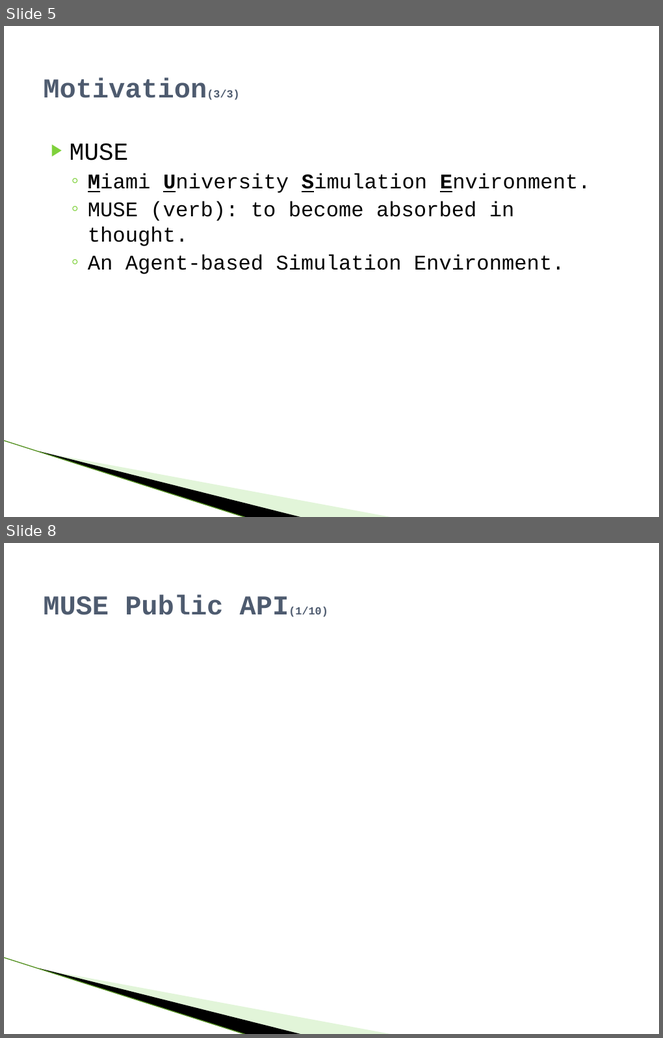
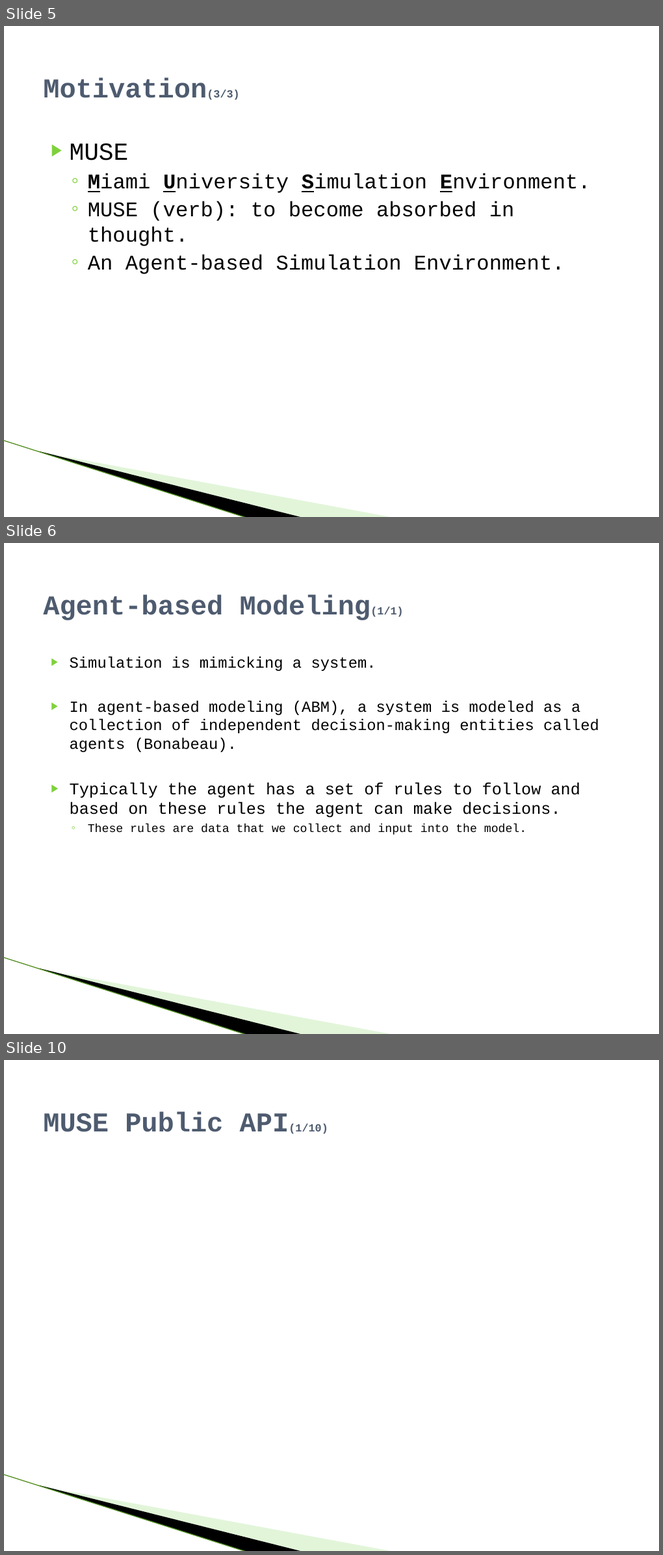
Before and after one commit to raodj/muse, a slide deck: Thesis/MUSE_Defense_presentation.pptx. Shown one above the other, each under a label of ours: slides 5 and 8 before the commit, slides 5, 6 and 10 after it; the slides between them are not shown. The pictures are 663x1038 and 663x1555 pixels, drawn with LibreOffice and Linux fonts; fonts in the diff are those of the drawing; background and template pictures are left out. Boxes give left, top, right and bottom in pixels: in the first picture for what was removed or moved away, otherwise in the second. Text is boxed around its words. In the diff, an @@ line names an element or a change of style, - is before the commit and + after.

```diff
--- a/Thesis/MUSE_Defense_presentation.pptx
+++ b/Thesis/MUSE_Defense_presentation.pptx
@@ slide 6 added at bbox=[4, 543, 659, 1034], background #FFFFFF; not listed: 3 template elements that a slide beside it also shows @@
@@ title added at bbox=[43, 594, 403, 620], 30 pt, text #4E5B6F, bold @@
+Agent-based Modeling(1/1)
@@ text added at bbox=[70, 656, 599, 835], 17 pt, text #000000 @@
+▶ Simulation is mimicking a system.
+▶ In agent-based modeling (ABM), a system is modeled as a collection of independent decision-making entities called agents (Bonabeau).
+▶ Typically the agent has a set of rules to follow and based on these rules the agent can make decisions.
+  ◦ These rules are data that we collect and input into the model.
@@ what was slide 8 is now slide 10 @@
```
Also in this commit, not shown: 3 slides changed, 3 other slides added, 2 slides removed.
